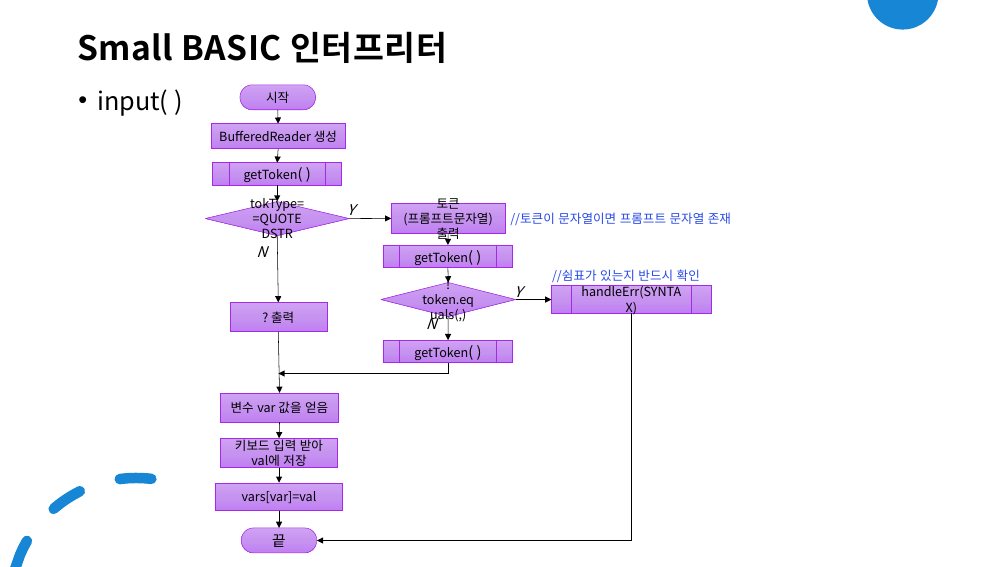
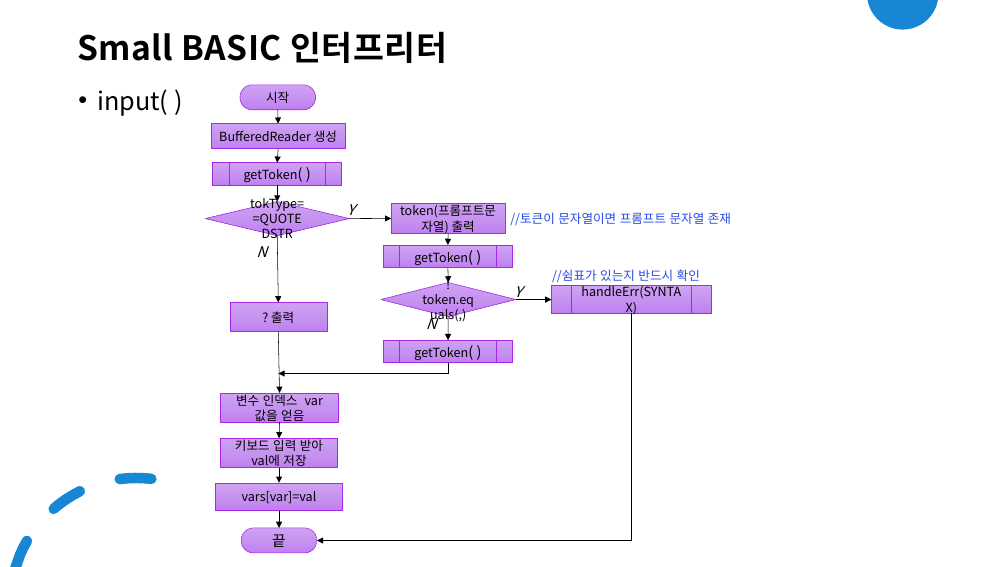
Before and after one commit to chaewon12/art-of-Java, a slide deck: slide 11 of Chapter03/CH03(22.01.03).pptx (slide 10 before the commit). Drawn at 1008x567 pixels with LibreOffice and Linux fonts; fonts in the diff are those of the drawing. Boxes give left, top, right and bottom in pixels: in the first picture for what was removed or moved away, otherwise in the second. Text is boxed around its words. In the diff, an @@ line names an element or a change of style, - is before the commit and + after.

Commit message:
Docs: Revise pptx
Correct typos and add file protection options.

```diff
--- a/Chapter03/CH03(22.01.03).pptx
+++ b/Chapter03/CH03(22.01.03).pptx
@@ text in rectangle at (x1=400, y1=202, x2=496, y2=234): text changed @@
-토큰(프롬프트문자열) 출력
+token(프롬프트문자열) 출력
@@ text in rectangle at (x1=236, y1=391, x2=323, y2=424): text changed @@
-변수 var 값을 얻음
+변수 인덱스 var 값을 얻음
```
Also in this commit, not shown: 11 other slides changed, 1 slide added, 2 other files.
